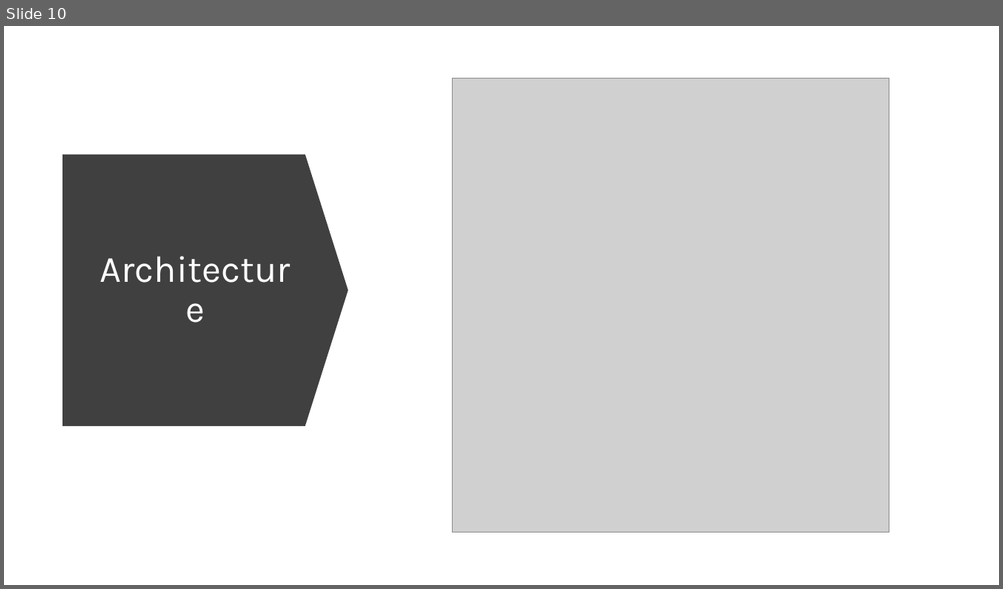
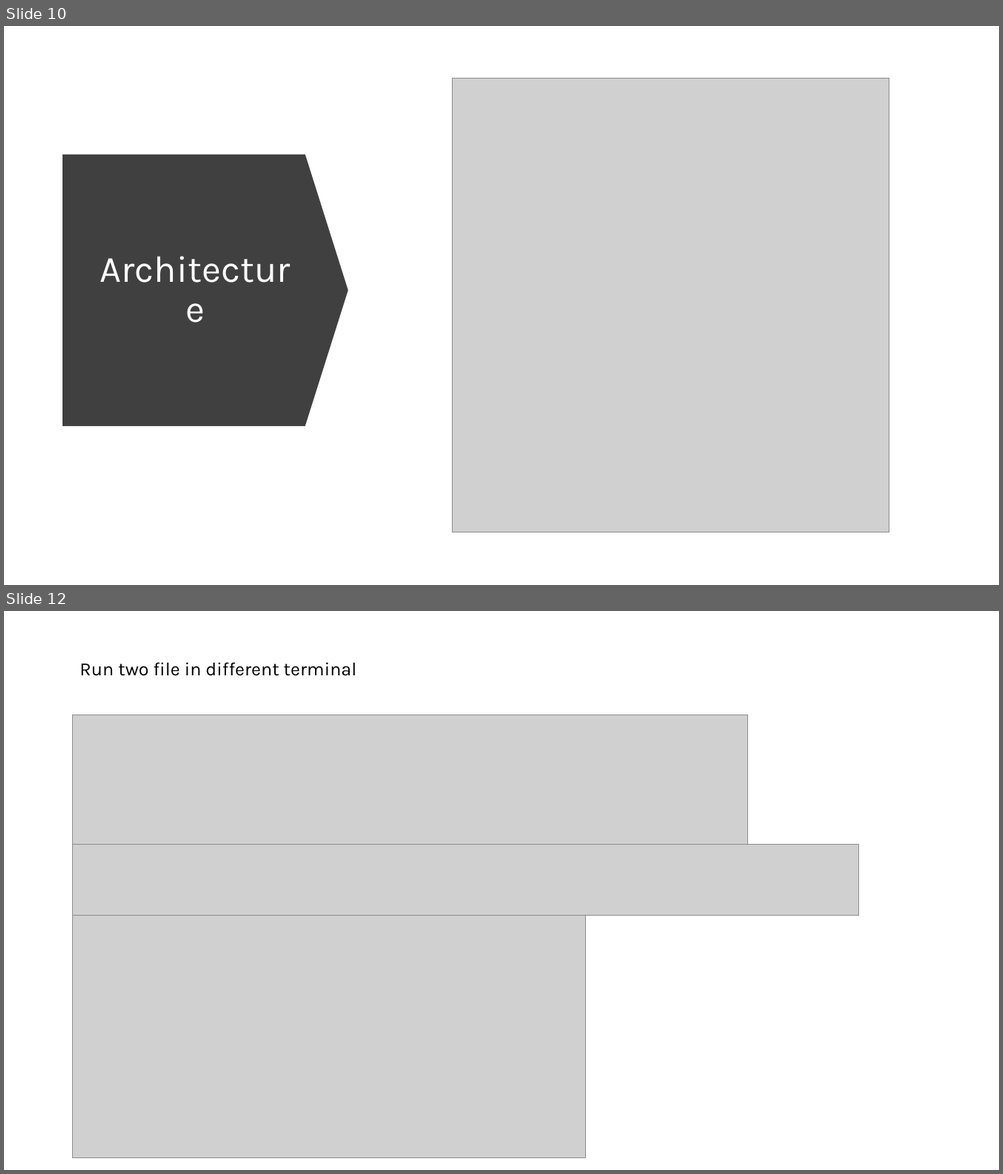
Before and after one commit to trilokiDA/parking_space_reservation_chatbot, a slide deck: Chatbot-parking sapce reservation.pptx. Shown one above the other, each under a label of ours: slide 10 before the commit, slides 10 and 12 after it; the slides between them are not shown. The pictures are 1003x589 and 1003x1174 pixels, drawn with LibreOffice and Linux fonts; fonts in the diff are those of the drawing; grey boxes stand for pictures. Boxes give left, top, right and bottom in pixels: in the first picture for what was removed or moved away, otherwise in the second. Text is boxed around its words. In the diff, an @@ line names an element or a change of style, - is before the commit and + after.

```diff
--- a/Chatbot-parking sapce reservation.pptx
+++ b/Chatbot-parking sapce reservation.pptx
@@ slide 12 added at bbox=[4, 611, 999, 1170], background #FFFFFF @@
@@ title added at bbox=[79, 662, 357, 676], 18 pt, text #000000 @@
+Run two file in different terminal
@@ picture added at bbox=[73, 715, 748, 844] @@
@@ picture added at bbox=[73, 845, 859, 916] @@
@@ picture added at bbox=[73, 915, 586, 1158] @@
```
Also in this commit, not shown: 3 other slides added.
